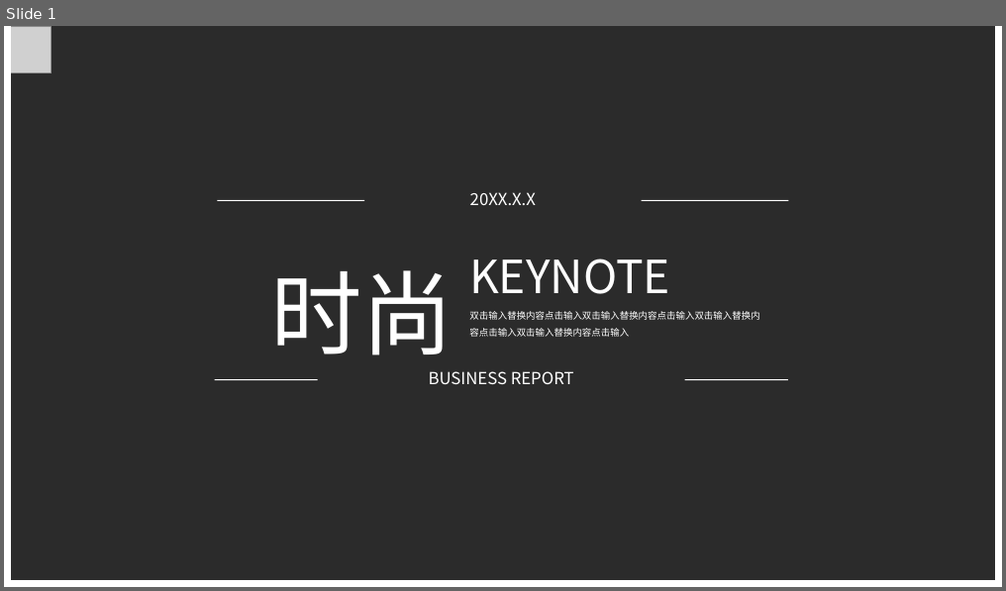
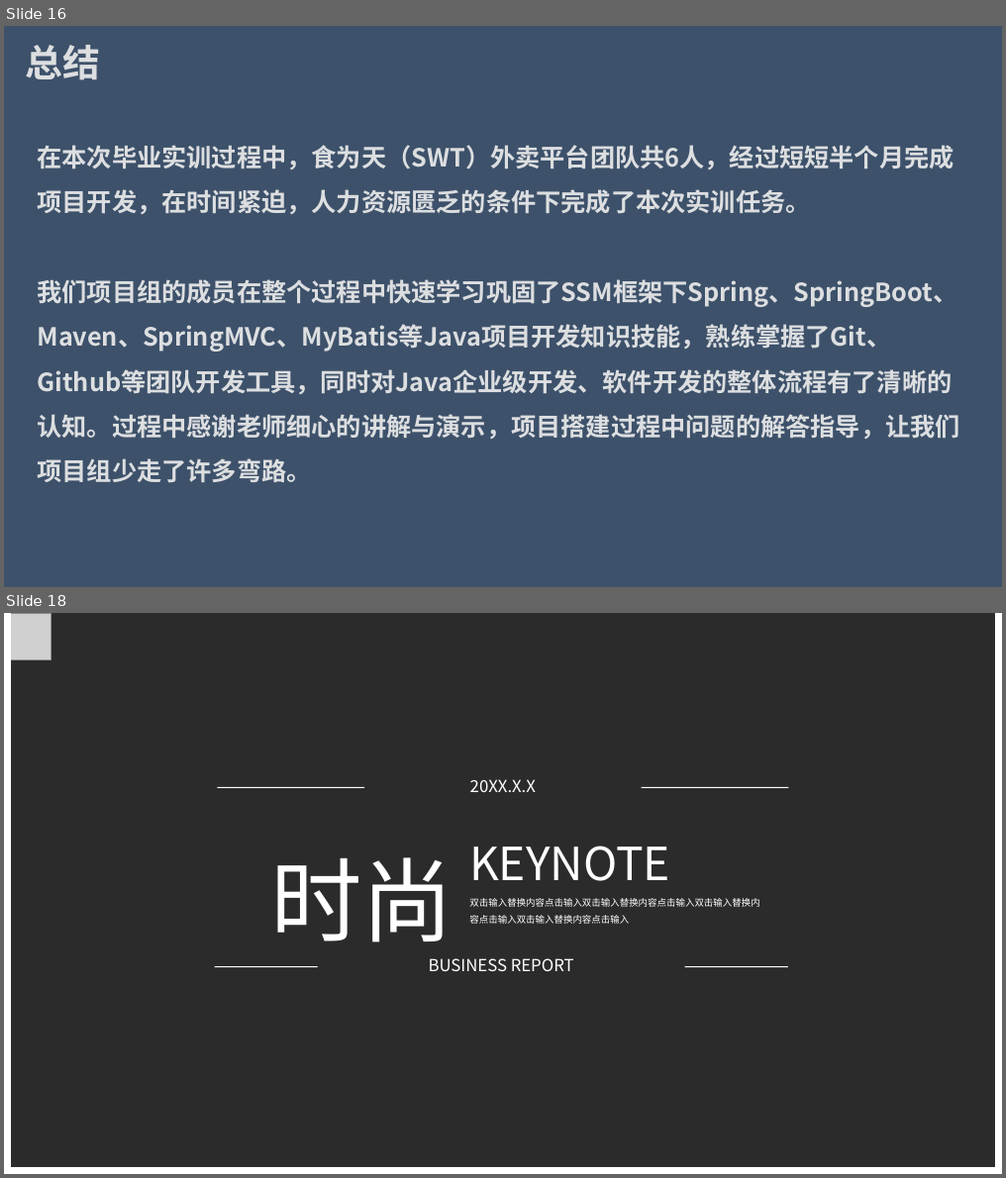
Before and after one commit to Wangzt670/swt, a slide deck: 项目待交付工件/D结项阶段/2.项目答辩.pptx. Shown one above the other, each under a label of ours: slide 1 before the commit, slides 16 and 18 after it; the slides between them are not shown. The pictures are 1006x591 and 1006x1178 pixels, drawn with LibreOffice and Linux fonts; fonts in the diff are those of the drawing; grey boxes stand for pictures; background and template pictures are left out; a plain dark background stands for a picture behind light text. Boxes give left, top, right and bottom in pixels: in the first picture for what was removed or moved away, otherwise in the second. Text is boxed around its words. In the diff, an @@ line names an element or a change of style, - is before the commit and + after.

```diff
--- a/项目待交付工件/D结项阶段/2.项目答辩.pptx
+++ b/项目待交付工件/D结项阶段/2.项目答辩.pptx
@@ slide 16 added at (x1=4, y1=26, x2=1002, y2=587), background #FFFFFF @@
@@ rectangle added at (x1=4, y1=26, x2=1002, y2=587), fill #3D516A @@
@@ text added at (x1=26, y1=45, x2=101, y2=80), 36 pt, text #DCDEE0, bold @@
+总结
@@ text added at (x1=38, y1=145, x2=960, y2=483), 24 pt, text #DCDEE0, bold @@
+在本次毕业实训过程中，食为天（SWT）外卖平台团队共6人，经过短短半个月完成项目开发，在时间紧迫，人力资源匮乏的条件下完成了本次实训任务。
+我们项目组的成员在整个过程中快速学习巩固了SSM框架下Spring、SpringBoot、Maven、SpringMVC、MyBatis等Java项目开发知识技能，熟练掌握了Git、Github等团队开发工具，同时对Java企业级开发、软件开发的整体流程有了清晰的认知。过程中感谢老师细心的讲解与演示，项目搭建过程中问题的解答指导，让我们项目组少走了许多弯路。
@@ what was slide 1 is now slide 18 @@
```
Also in this commit, not shown: 3 slides changed, 16 other slides added.
